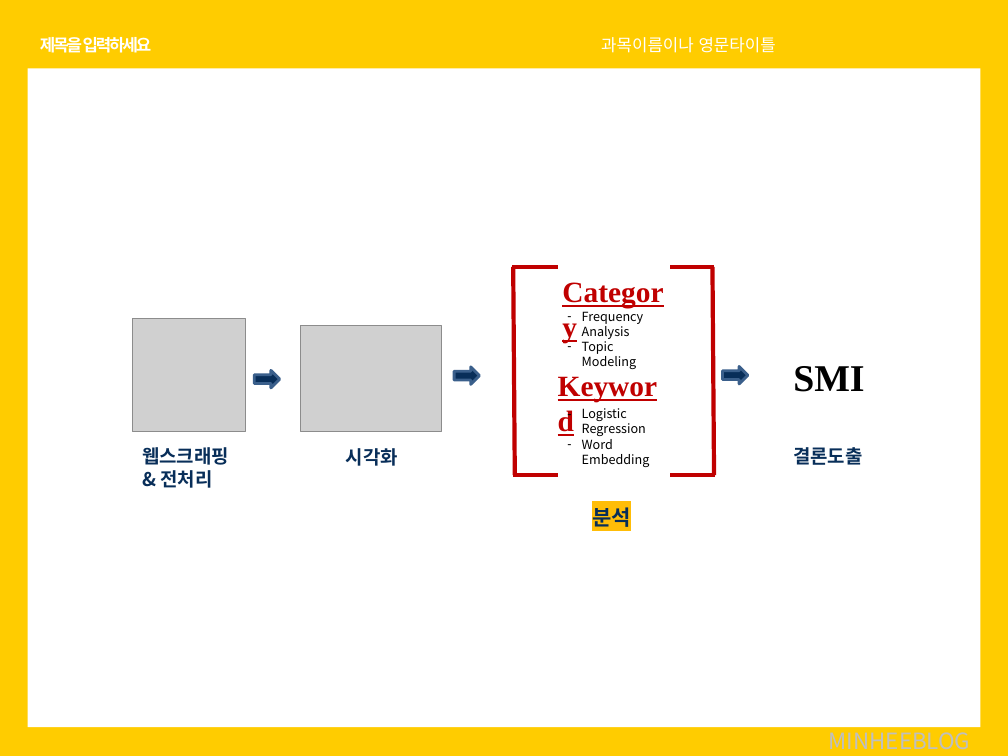
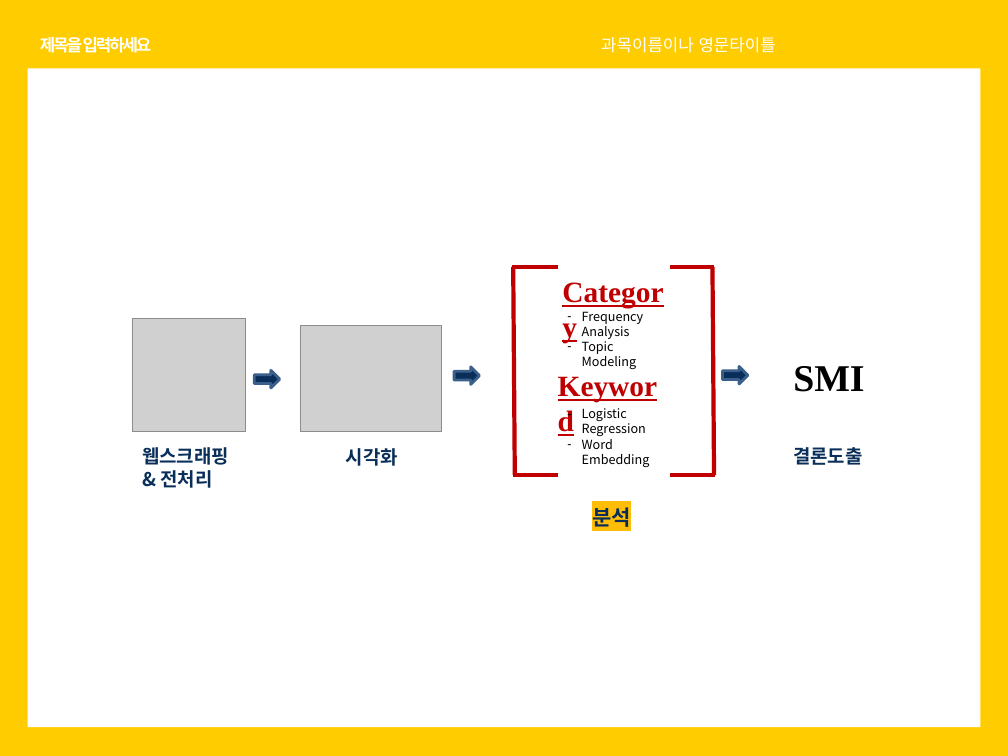
Before and after one commit to soothingni/PROJECT1, a slide deck: slide 7 of 치즈.pptx. Drawn at 1008x756 pixels with LibreOffice and Linux fonts; fonts in the diff are those of the drawing; grey boxes stand for pictures. Boxes give left, top, right and bottom in pixels: in the first picture for what was removed or moved away, otherwise in the second. Text is boxed around its words. In the diff, an @@ line names an element or a change of style, - is before the commit and + after.

```diff
--- a/치즈.pptx
+++ b/치즈.pptx
@@ text removed at [829, 726, 970, 750] @@
-MINHEEBLOG
```
Also in this commit, not shown: 3 other slides changed, 6 slides added.
